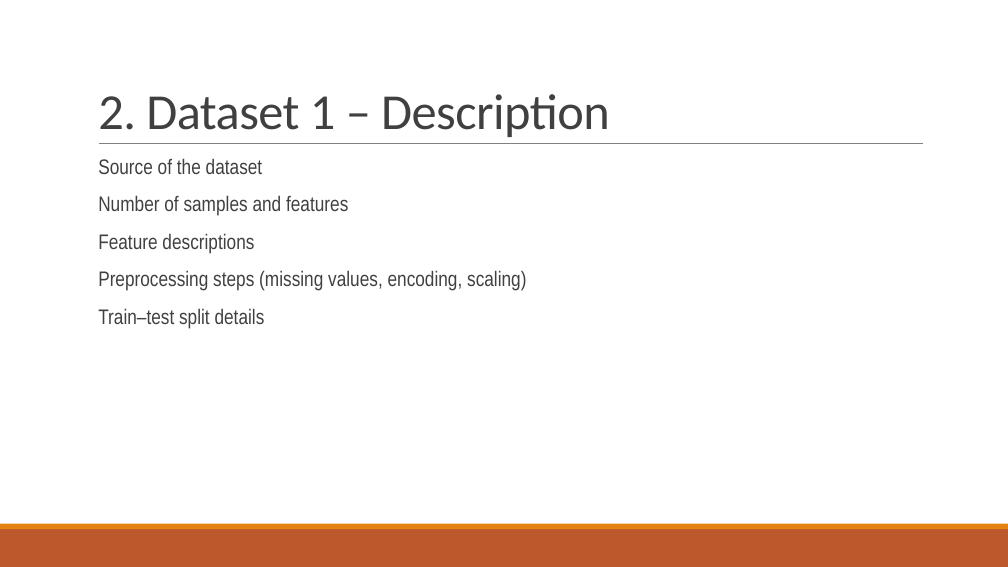
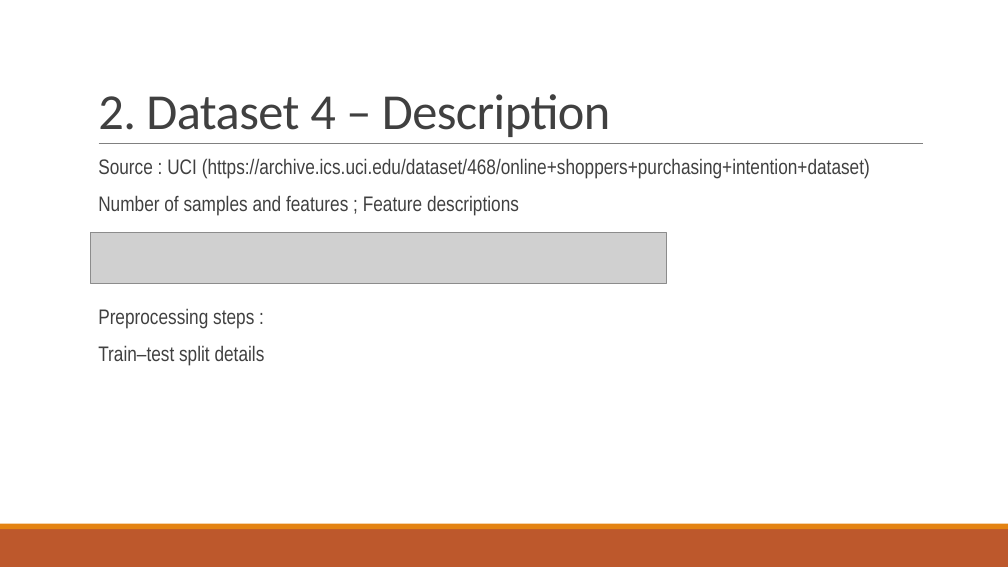
Before and after one commit to akay6483/mmml-ecommerce, a slide deck: slide 6 of docs/23CSE301_A8.pptx. Drawn at 1008x567 pixels with LibreOffice and Linux fonts; fonts in the diff are those of the drawing; grey boxes stand for pictures; background and template pictures are left out. Boxes give left, top, right and bottom in pixels: in the first picture for what was removed or moved away, otherwise in the second. Text is boxed around its words. In the diff, an @@ line names an element or a change of style, - is before the commit and + after.

```diff
--- a/docs/23CSE301_A8.pptx
+++ b/docs/23CSE301_A8.pptx
@@ title at box(98, 94, 611, 137): text changed @@
-2. Dataset 1 – Description
+2. Dataset 4 – Description
@@ text at box(98, 158, 870, 329): text changed @@
-  Source of the dataset
-  Number of samples and features
-  Feature descriptions
-  Preprocessing steps (missing values, encoding, scaling)
+  Source : UCI (https://archive.ics.uci.edu/dataset/468/online+shoppers+purchasing+intention+dataset)
+  Number of samples and features ; Feature descriptions
+  Preprocessing steps :
@@ picture added at box(91, 232, 666, 284) @@
```
Also in this commit, not shown: 3 other slides changed, 2 other files.
